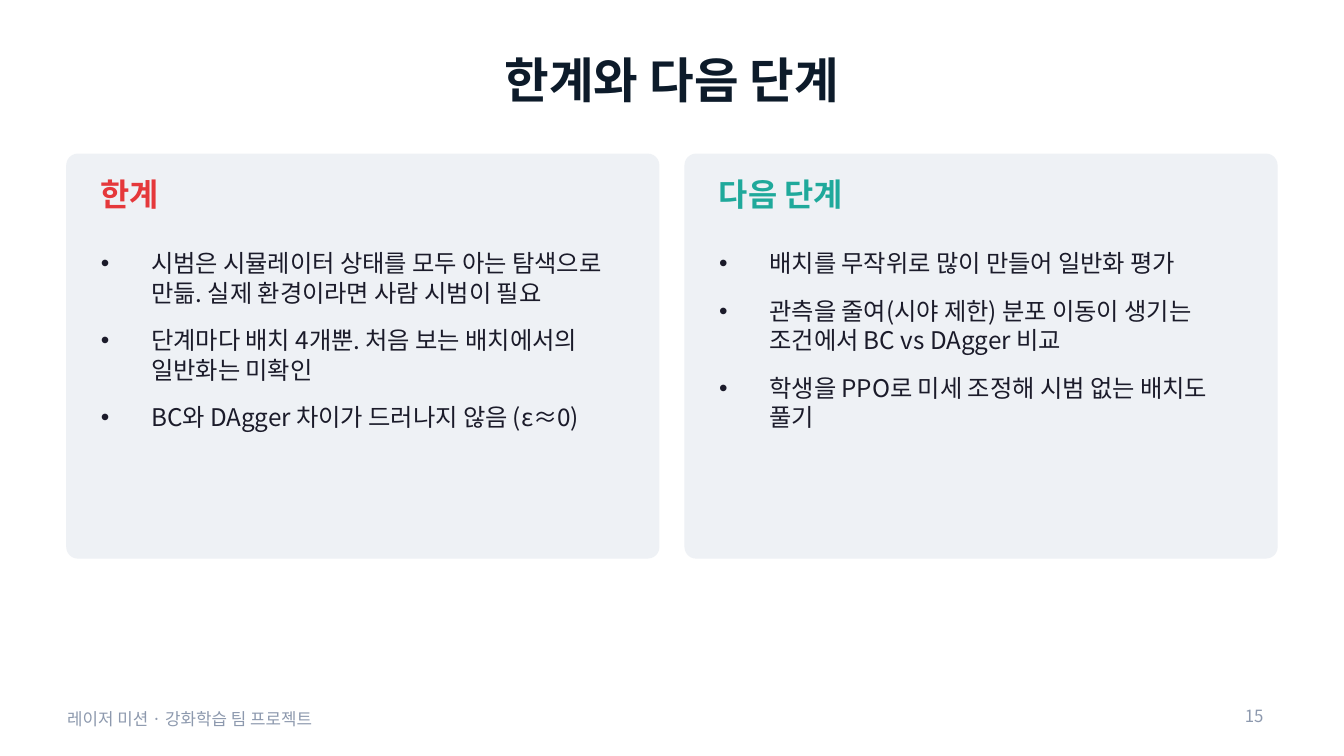
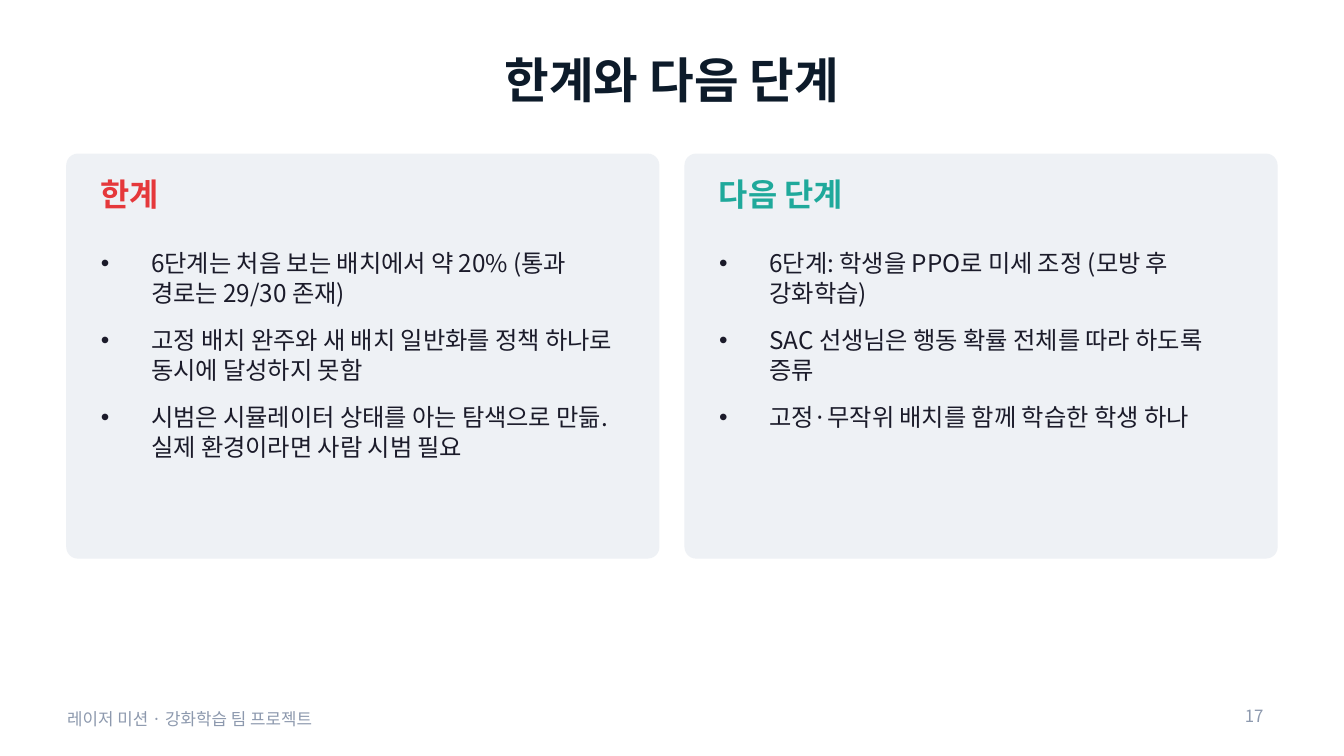
Before and after one commit to changxeokSong/reinforcement_learning, a slide deck: slide 17 of docs/LaserMission_presentation.pptx (slide 15 before the commit). Drawn at 1344x756 pixels with LibreOffice and Linux fonts; fonts in the diff are those of the drawing. Boxes give left, top, right and bottom in pixels: in the first picture for what was removed or moved away, otherwise in the second. Text is boxed around its words. In the diff, an @@ line names an element or a change of style, - is before the commit and + after.

Commit message:
레이저 미션: SAC 선생님은 따라 하기 어렵다(행동 일치율), 최종 정리, 발표 자료 일반화 슬라이드 추가
- 5단계 선생님 SAC(95%)로 바꾸자 학생 5단계 78% → 63%. SAC 선생님 단계 일치율 71~93% vs PPO 93~99%
- 6단계 한계 정리, 목표별 최종 정책 비교 표
- 발표 자료 17장: 처음 보는 배치(암기→일반화), DAgger가 BC보다 나은 조건, 배운 점 6개

```diff
--- a/docs/LaserMission_presentation.pptx
+++ b/docs/LaserMission_presentation.pptx
@@ text at bbox=[151, 252, 612, 458]: text changed @@
-• 시범은 시뮬레이터 상태를 모두 아는 탐색으로 만듦. 실제 환경이라면 사람 시범이 필요
-• 단계마다 배치 4개뿐. 처음 보는 배치에서의 일반화는 미확인
-• BC와 DAgger 차이가 드러나지 않음 (ε≈0)
+• 6단계는 처음 보는 배치에서 약 20% (통과 경로는 29/30 존재)
+• 고정 배치 완주와 새 배치 일반화를 정책 하나로 동시에 달성하지 못함
+• 시범은 시뮬레이터 상태를 아는 탐색으로 만듦. 실제 환경이라면 사람 시범 필요
@@ text at bbox=[769, 251, 1203, 428]: text changed @@
-• 배치를 무작위로 많이 만들어 일반화 평가
-• 관측을 줄여(시야 제한) 분포 이동이 생기는 조건에서 BC vs DAgger 비교
-• 학생을 PPO로 미세 조정해 시범 없는 배치도 풀기
+• 6단계: 학생을 PPO로 미세 조정 (모방 후 강화학습)
+• SAC 선생님은 행동 확률 전체를 따라 하도록 증류
+• 고정·무작위 배치를 함께 학습한 학생 하나
@@ page number at bbox=[1245, 710, 1264, 722]: text changed @@
-15
+17
```
Also in this commit, not shown: 1 other slide changed, 2 slides added, 3 other files.
